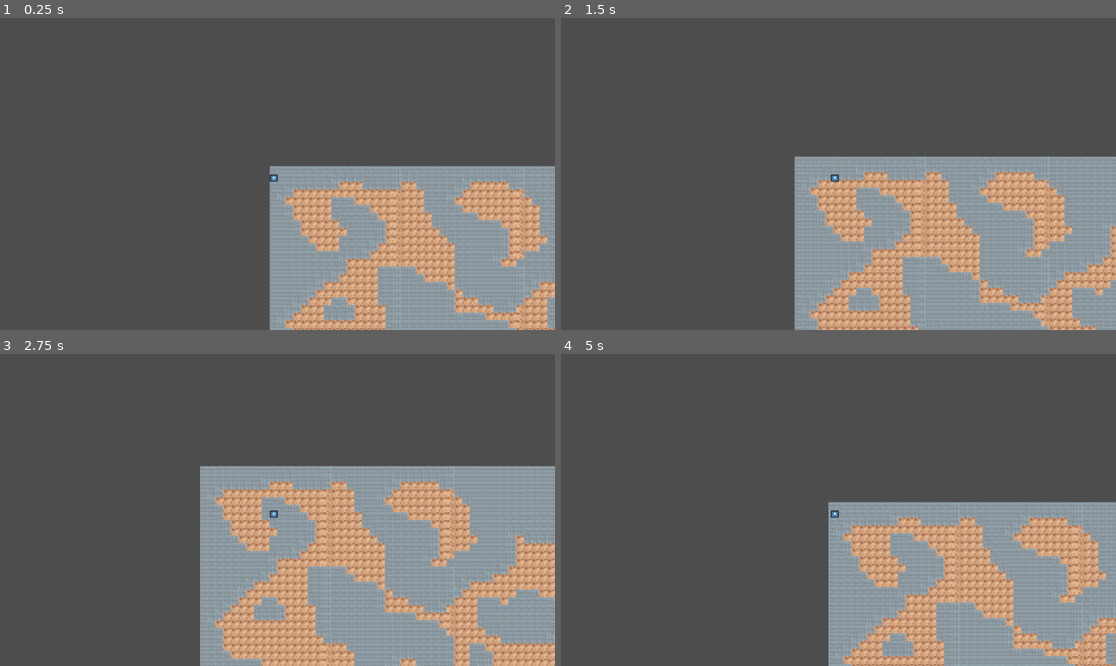
Above: before the commit, frames 1-4 (two rows, left to right).
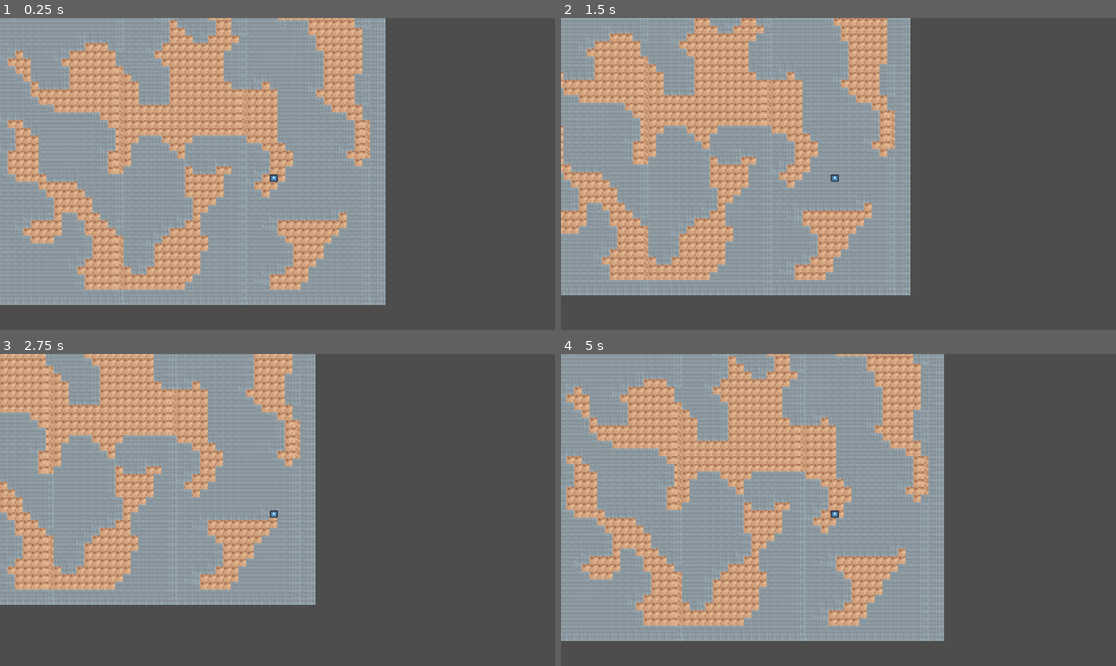
Above: after the commit, the same moments.

Repository: serviux/MysteryDungeon
Game: Godot game, scene res://main.tscn
Two runs of this game, one before a commit and one after it. Both use one fixed random seed, a clock stepped at 60 frames per second and the inputs below. The engine's default icon, where the game draws it, is replaced by a stand-in: a white triangle on a blue panel in a dark square.
Inputs:
- Up to frame 1 (0.25 s): no input
- Up to frame 2 (1.5 s): tap Enter at 0.5 s; hold D (move_right) 0.53-1.28 s; hold S (move_down) from 1.28 s (still down)
- Up to frame 3 (2.75 s): release S (move_down) at 2.03 s; hold D (move_right) from 2.03 s (still down)
- Up to frame 4 (5 s): release D (move_right) at 2.78 s; hold W (move_up) 2.78-3.53 s; hold A (move_left) from 3.53 s (still down)

The runs differ from the first frame. In frame 1, 76% of the frame differs, in the area x 0-100%, y 0-100%; in frame 2, 74%; in frame 3, 72%; in frame 4, 76%.

Commit message:
player now randomly spawns

Diff:
--- a/Scripts/Floor/MapGeneration.gd
+++ b/Scripts/Floor/MapGeneration.gd
@@ -74,14 +74,15 @@
 	for x in width:
 		map.append([])
 		for y in height:
-			if(pseudo_random.randi_range(0,100) < self.fill_percent):
+			var is_ground_tile = pseudo_random.randi_range(0,100) < self.fill_percent
+			if(is_ground_tile):
 				map[x].append(1)
+				var coords = Vector2i(x,y)
+				if(x > 0 and x < width - 1 and y > 0 and y < height - 1) and is_ground_tile:
+					walkable_coords.append(coords)
 			else:
 				map[x].append(0)
-				var coords = Vector2i(x,y)
-				if(x > 0 and x < width - 1 and y > 0 and y < height - 1):
-					walkable_coords.append(coords)
-			map[x].append(1 if pseudo_random.randi_range(0,100) < self.fill_percent else 0 )
+
 
 func _fill_border():
 	for x in width:
@@ -133,6 +134,7 @@
 	var ground_layer = layers[CONSTANTS.TILE_IDX.GROUND]
 
 	if forced_position > Vector2i.ZERO:
+		world_pos = forced_position
 		print("setting forced position: x: %s, y: %s" %[forced_position.x, forced_position.y])
 		world_pos = ground_layer.map_to_local(start_pos)
 		start_pos = forced_position
@@ -141,10 +143,12 @@
 
 	var spawn = _get_random_point()
 
+	world_pos = spawn
+	world_pos = ground_layer.map_to_local(world_pos)
+	print("Map Startpoint(x: %s, y: %s) World Startpoint (x: %s, y: %s)" %[spawn.x, spawn.y, world_pos.x, world_pos.y])
+	world_pos = to_global(world_pos)
 
-	world_pos = ground_layer.map_to_local(start_pos)
-	print("Map Startpoint(x: %s, y: %s) World Startpoint (x: %s, y: %s)" %[start_pos.x, start_pos.y, world_pos.x, world_pos.y])
-	world_pos = to_global(world_pos)
+
 	start_point_set.emit(world_pos)
 
 func _get_random_point(walkable=true) -> Vector2i:
Not shown, removed: Floor/Flo4FDA.tmp
Not shown, removed: Floor/Flo57FE.tmp
Not shown, removed: Floor/Flo821E.tmp
Not shown, removed: Floor/Flo8B8A.tmp
Not shown, removed: Floor/FloA797.tmp
